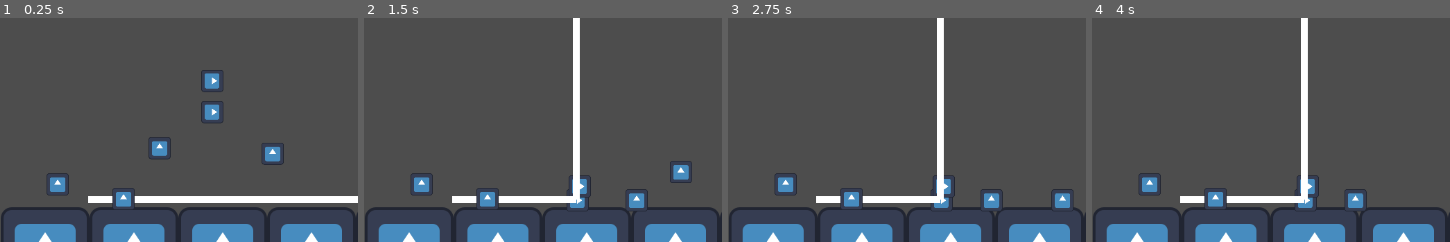
Above: before the commit, frames 1-4 (left to right).
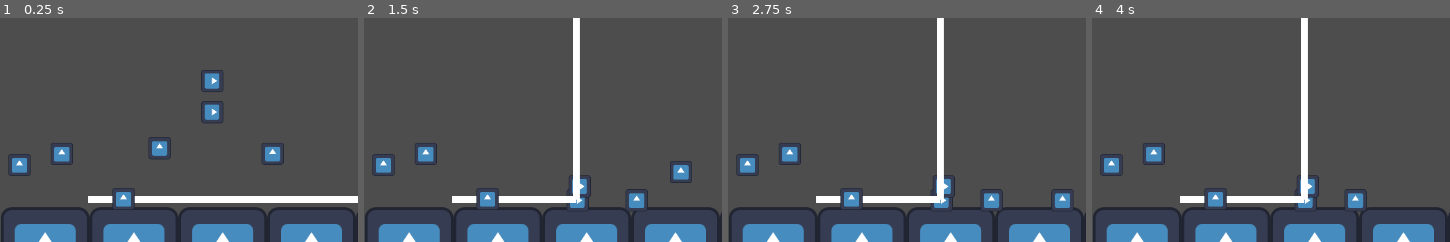
Above: after the commit, the same moments.

Repository: lxdua/RGJ
Game: Godot game, scene res://Scene/world.tscn
Two runs of this game, one before a commit and one after it. Both use one fixed random seed, a clock stepped at 60 frames per second and the inputs below. The engine's default icon, where the game draws it, is replaced by a stand-in: a white triangle on a blue panel in a dark square.
Inputs:
- Up to frame 1 (0.25 s): no input
- Up to frame 2 (1.5 s): hold D (P1_move_right) from 0.53 s (still down); tap Left (P2_move_left) at 0.6 s; tap W (P1_jump) at 0.77 s; tap Right (P2_move_right) at 1.35 s
- Up to frame 3 (2.75 s): tap W (P1_jump) at 1.52 s; release D (P1_move_right) at 2.03 s; hold A (P1_move_left) from 2.03 s (still down); tap Left (P2_move_left) at 2.1 s
- Up to frame 4 (4 s): release A (P1_move_left) at 2.78 s; hold D (P1_move_right) from 2.78 s (still down); tap Right (P2_move_right) at 2.85 s; tap W (P1_jump) at 3.02, 3.77 s; tap Left (P2_move_left) at 3.6 s
The pictures show only the part of the screen within x 1-51%, y 22-72%; the shares and areas given below are measured in that part.

The runs differ from the first frame. In frame 1, 1.2% of the frame differs, in the area x 2-21%, y 55-80%; in frame 2, 1.2%; in frame 3, 1.2%; in frame 4, 1.2%.

Commit message:
压力板补刀

Diff:
--- a/rgj/Scene/world.tscn
+++ b/rgj/Scene/world.tscn
@@ -8,6 +8,7 @@
 [ext_resource type="PackedScene" uid="uid://upcm1wxlmh76" path="res://Scene/mirror.tscn" id="6_cbg3r"]
 [ext_resource type="PackedScene" uid="uid://c24ad5sbumxmr" path="res://Scene/light_sensor.tscn" id="7_2l8qa"]
 [ext_resource type="PackedScene" uid="uid://dsu0k3wuonra" path="res://Scene/xu_hua.tscn" id="8_5ytnq"]
+[ext_resource type="PackedScene" uid="uid://bxv38g2568o8w" path="res://Scene/button.tscn" id="9_u8lsf"]
 
 [sub_resource type="TileSetAtlasSource" id="TileSetAtlasSource_ng63b"]
 texture = ExtResource("2_ph8xd")
@@ -175,4 +176,11 @@
 control = [NodePath("../XuHua")]
 
 [node name="XuHua" parent="." instance=ExtResource("8_5ytnq")]
-position = Vector2(210, 383)
+position = Vector2(216, 339)
+
+[node name="XuHua2" parent="." instance=ExtResource("8_5ytnq")]
+position = Vector2(155, 355)
+
+[node name="Button" parent="." node_paths=PackedStringArray("control") instance=ExtResource("9_u8lsf")]
+position = Vector2(166, 416)
+control = [NodePath("../XuHua2")]
--- a/rgj/Script/button.gd
+++ b/rgj/Script/button.gd
@@ -1,14 +1,29 @@
 extends Area2D
 
 
-var is_on: bool:
-	get:
-		return not bodies.is_empty()
+var is_on: bool = false:
+	set(v):
+		if is_on == v:
+			return
+		is_on = v
+		for i in control:
+			i.update(is_on)
+
+
+@export var control: Array[Node2D]
 
 var bodies: Array[Node2D]
 
 func _on_body_entered(body: Node2D) -> void:
 	bodies.append(body)
+	if bodies.is_empty():
+		is_on = false
+	else:
+		is_on = true
 
 func _on_body_exited(body: Node2D) -> void:
 	bodies.erase(body)
+	if bodies.is_empty():
+		is_on = false
+	else:
+		is_on = true
Not shown: 1 places in rgj/Scene/world.tscn that only renumber resources
